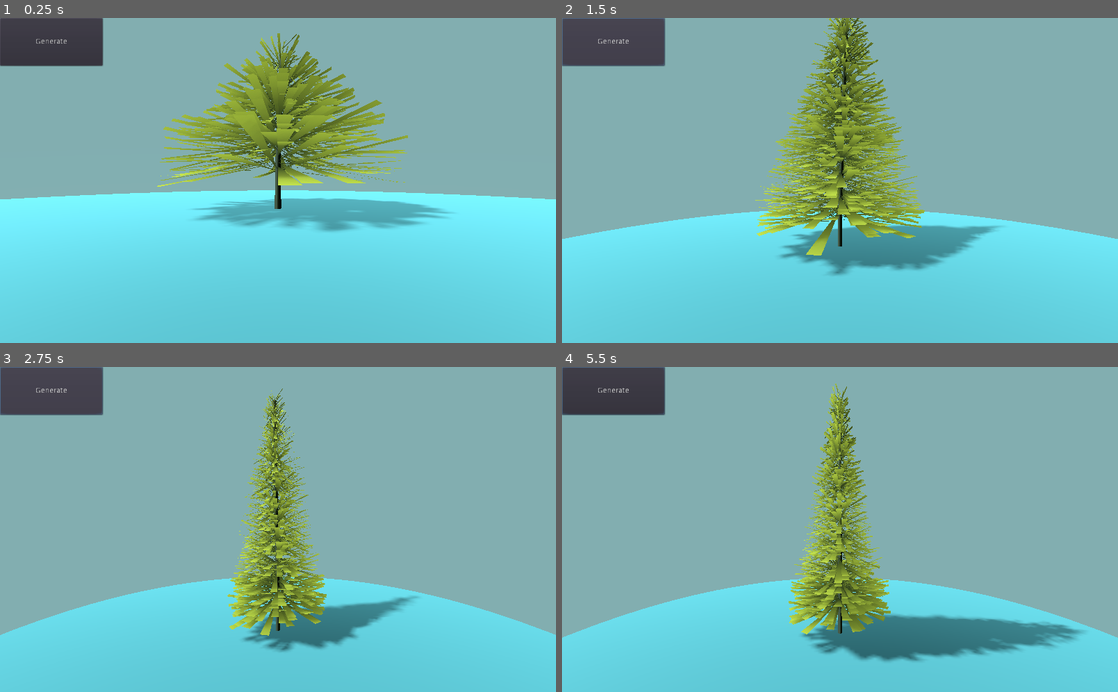
Above: before the commit, frames 1-4 (two rows, left to right).
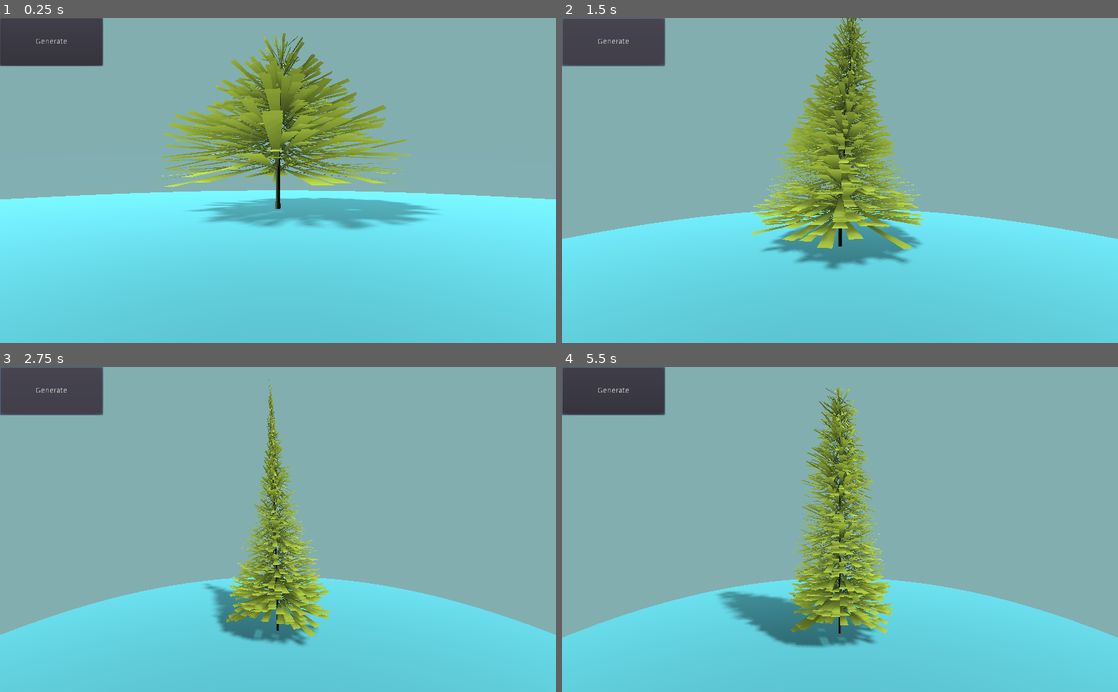
Above: after the commit, the same moments.

Repository: SAM2WOW/Project-Procedural-Xmas-Tree
Game: Godot game, scene res://Scenes/Main.tscn
Two runs of this game, one before a commit and one after it. Both use one fixed random seed, a clock stepped at 60 frames per second and the inputs below.
Inputs (mouse positions are in pixels of both pictures, inside the frame that each line leads up to):
- Up to frame 1 (0.25 s): no input
- Up to frame 2 (1.5 s): click "Generate" at 0.5 s; click "Generate" at 1.25 s
- Up to frame 3 (2.75 s): click "Generate" at 2 s
- Up to frame 4 (5.5 s): move the mouse to (962, 513) at 2.77 s; click (962, 513) at 2.92 s; drag from (728, 545) to (812, 594) at 3.52 s; move the mouse to (895, 458) at 4.27 s; click (895, 458) at 4.42 s; drag from (812, 594) to (673, 480) at 5.02 s

The runs differ from the first frame. In frame 1, 8.4% of the frame differs, in the area x 9-96%, y 4-66%; in frame 2, 9.8%; in frame 3, 7.2%; in frame 4, 12%, in the area x 0-94%, y 5-91%.

Commit message:
Change back to auto rotation

Diff:
--- a/Scripts/CameraMovement.gd
+++ b/Scripts/CameraMovement.gd
@@ -20,7 +20,10 @@
 
 func _process(delta):
 	# Auto rotate X
-	rotate_object_local(Vector3.DOWN, input_speed.x)
+	if sign(input_speed.x) >= 0:
+		rotate_object_local(Vector3.DOWN, max(0.01, input_speed.x))
+	else:
+		rotate_object_local(Vector3.DOWN, min(-0.01, input_speed.x))
 
 	# Limit Camera Y
 	#rotate_object_local(Vector3.LEFT, input_speed.y)
--- a/Scripts/TreeGeneration.gd
+++ b/Scripts/TreeGeneration.gd
@@ -78,11 +78,11 @@
 
 	# Create stem
 	var stem = CylinderMesh.new()
-	stem.set_top_radius(0.05)
+	stem.set_top_radius(0.01)
 	stem.set_bottom_radius(0.1)
 	stem.set_height(tree_height * 2)
 	stem.set_radial_segments(4)
-	stem.set_rings(64)
+	stem.set_rings(16)
 
 	$Stem.set_mesh(stem)
 
Not shown: 5 places in Scenes/Main.tscn that only renumber resources
